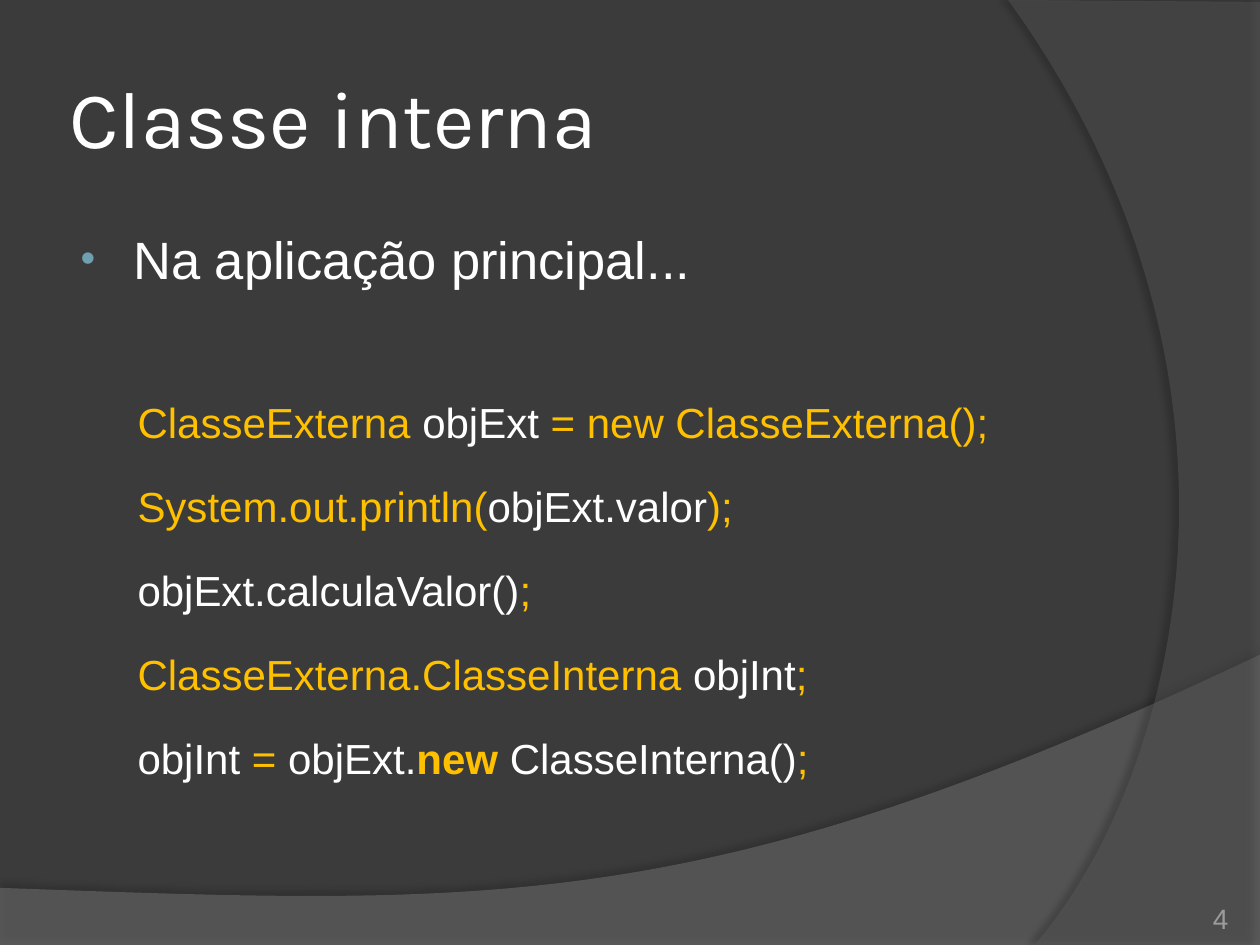
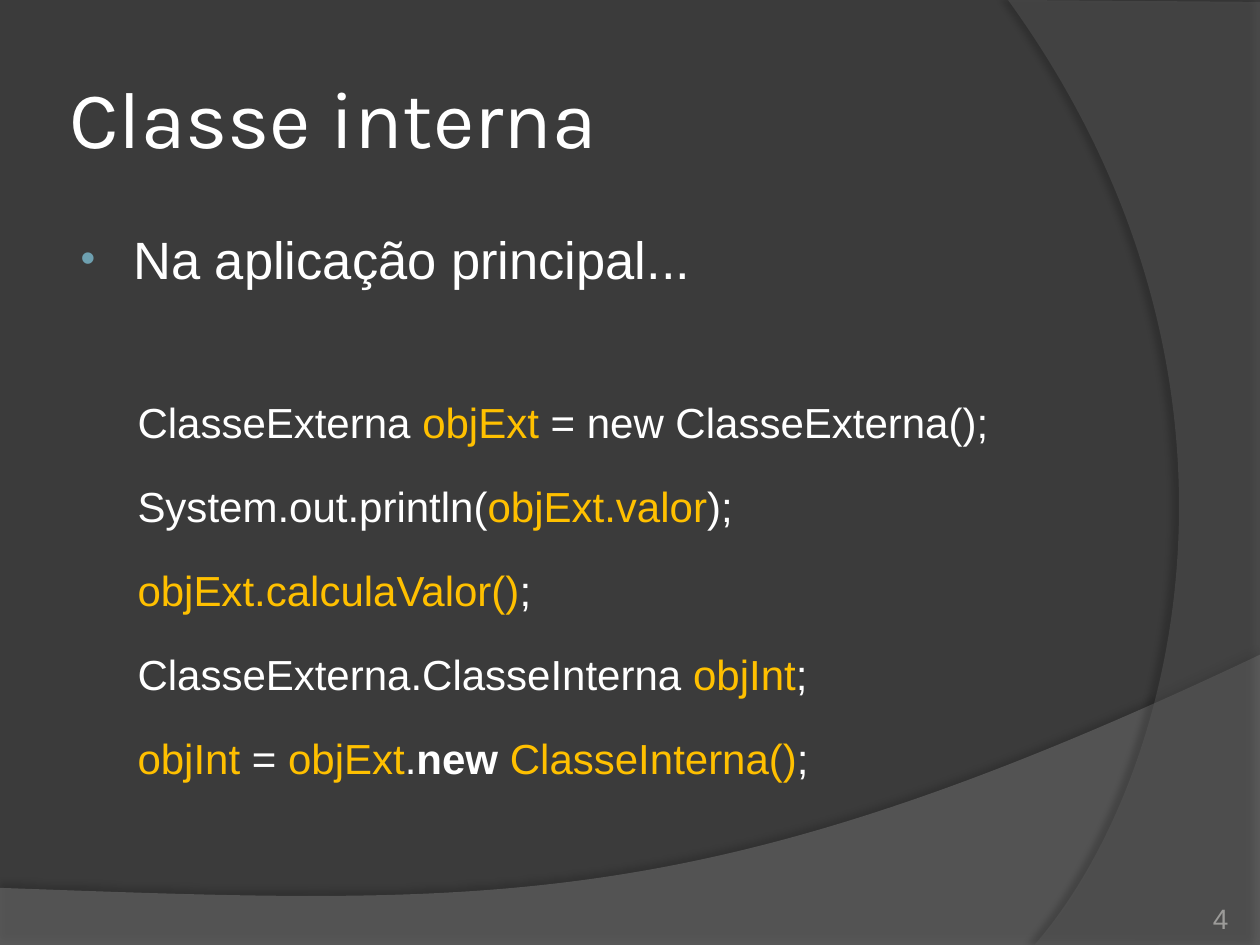
Before and after one commit to duchesqui/slzvieira-training, a slide deck: slide 4 of trunk/2-Java-Programmer-Modulo-II/01.Capitulo01.pptx. Drawn at 1260x945 pixels with LibreOffice and Linux fonts; fonts in the diff are those of the drawing. Boxes give left, top, right and bottom in pixels: in the first picture for what was removed or moved away, otherwise in the second. Text is boxed around its words. In the diff, an @@ line names an element or a change of style, - is before the commit and + after.

```diff
--- a/trunk/2-Java-Programmer-Modulo-II/01.Capitulo01.pptx
+++ b/trunk/2-Java-Programmer-Modulo-II/01.Capitulo01.pptx
@@ text at [138, 407, 988, 783]: text colour #FFC000 to #FFFFFF in "ClasseExterna = new ClasseExterna();", "System.out.println(objExt.valor);", "objExt.calculaValor();", "ClasseExterna.ClasseInterna objInt;" and 1 more places; text colour #FFFFFF to #FFC000 in "objExt", "System.out.println(objExt.valor);", "objExt.calculaValor();", "objInt;" and 1 more places @@
```
Also in this commit, not shown: 9 other slides changed, 11 other files.
